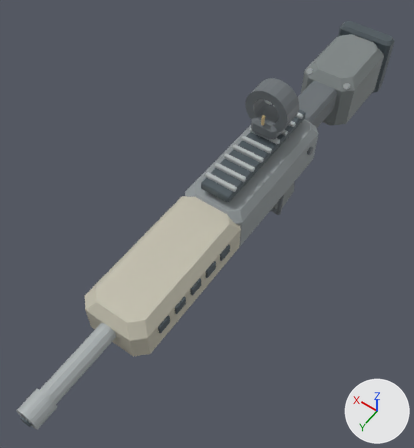
The glTF model assets/models/rifle_body.glb, before and after one commit.
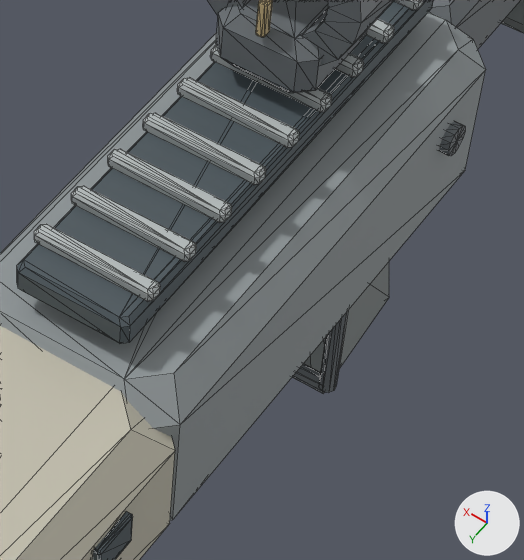
Old and new are each drawn whole from a 50 mm lens placed at (-0.617, 1.119, 1.367), pointed at (0.034, 0.206, -0.067) and again close up on the part from 48% to 79% of the width and 26% to 57% of the height. The lights are fixed; the arrows at lower right show +X, +Y and +Z. The last two pictures show the newer version. The close-ups show mesh edges as thin lines. Where no turn or scale is listed for an object, it has been applied to the vertices. Vertices at exactly the same position are counted once.

In view in the first close-up: 'geometry_0'.
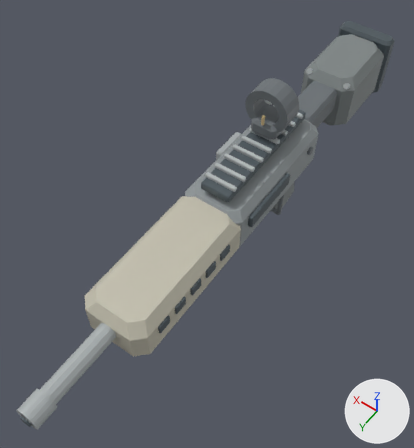
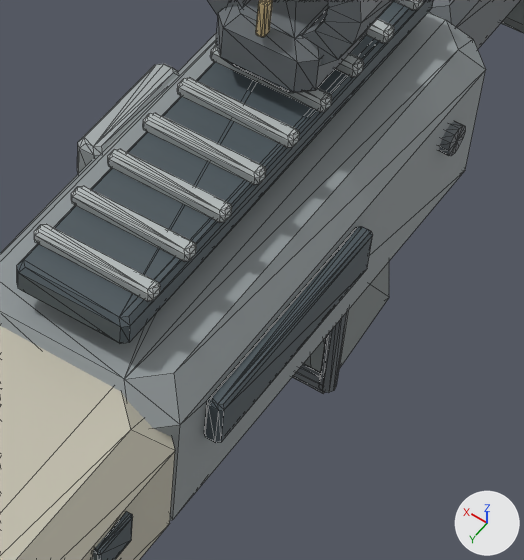
Pixel boxes (x1, y1, x2, y2) of what changed, in the close-ups (524 x 560 px):
part 1 of me_geometry_0, added: after (77, 64, 178, 173)
part 2 of me_geometry_0, added: after (204, 226, 373, 443)

The change in detail:
me_geometry_0 is used by ob_geometry_0; location (0.0, 0.0, 0.0).
me_geometry_0 had 1270 vertices, 2396 faces and spanned x -0.11..0.11, y -0.82..0.99, z -0.31..0.31.
me_geometry_0 now has 1398 vertices, 2636 faces and spans x -0.12..0.12, y -0.82..0.99, z -0.31..0.31.
me_geometry_0 part 1: the loose piece of 32 vertices spanning x -0.1..0.1, y -0.26..0.25, z -0.09..0.09 is copied, and the copy is scaled about its middle by (0.101, 0.24, 0.256), then moved by (0.11, -0.02, 0.05); it spans x 0.1..0.12, y -0.08..0.04, z 0.03..0.07.
me_geometry_0 part 2: the loose piece of 32 vertices spanning x -0.11..-0.1, y 0.3..0.34, z 0.01..0.04 is copied, and the copy is scaled about its middle by (1.67, 5.38, 1.39), then moved by (0.0, -0.24, 0.0); it spans x -0.12..-0.1, y -0.03..0.19, z 0.01..0.05.
Other edits to the shape of me_geometry_0 do not show in these pictures.
